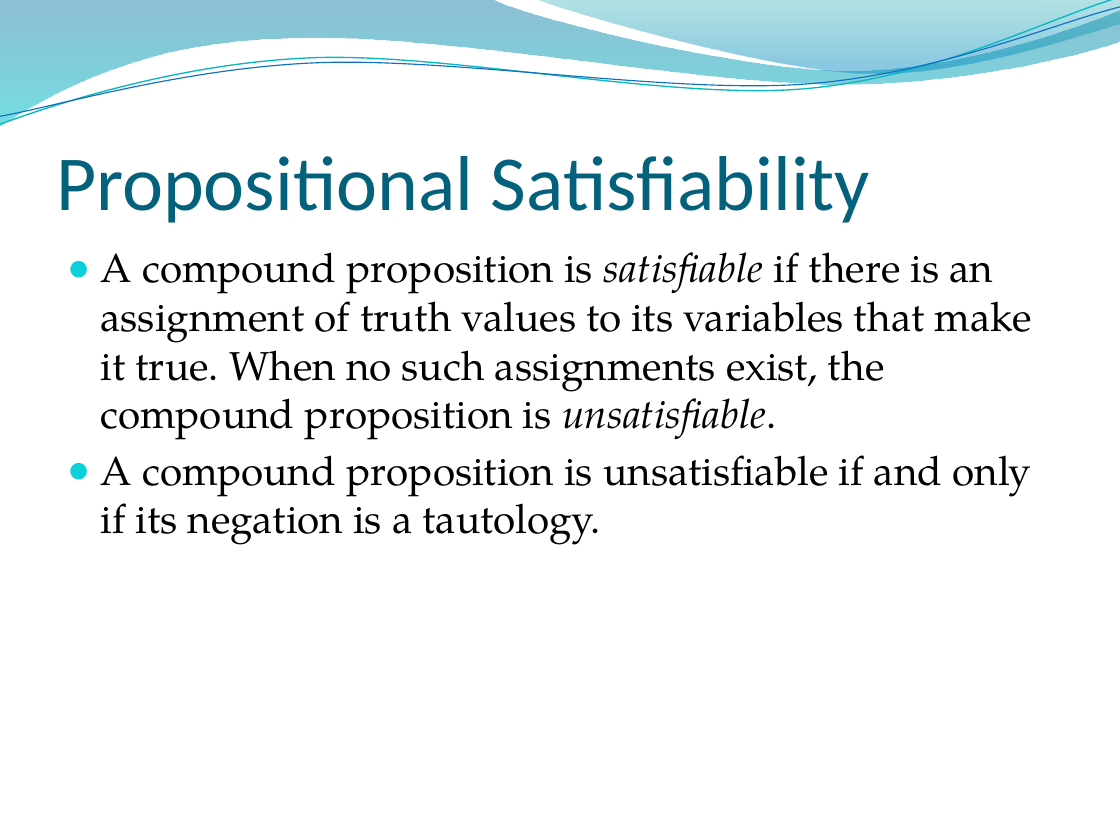
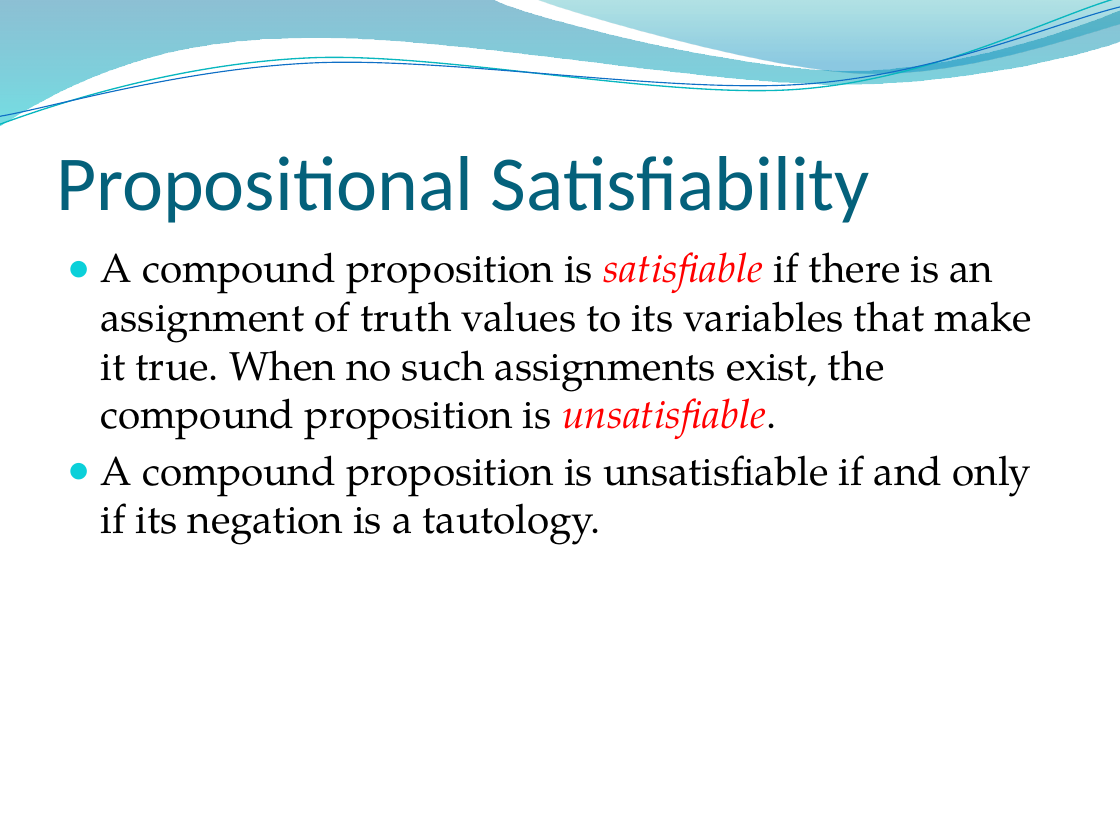
Before and after one commit to lin-chen-GA/lin-chen-GA.github.io, a slide deck: slide 54 of cs2620/slides/cs2620_notes1.pptx (slide 53 before the commit). Drawn at 1120x840 pixels with LibreOffice and Linux fonts; fonts in the diff are those of the drawing; background and template pictures are left out. Boxes give left, top, right and bottom in pixels: in the first picture for what was removed or moved away, otherwise in the second. Text is boxed around its words. In the diff, an @@ line names an element or a change of style, - is before the commit and + after.

```diff
--- a/cs2620/slides/cs2620_notes1.pptx
+++ b/cs2620/slides/cs2620_notes1.pptx
@@ text at bbox=[101, 252, 1032, 440]: text colour #000000 to #FF0000 in "satisfiable unsatisfiable." @@
```
Also in this commit, not shown: 2 other slides changed, 2 slides added, 1 slide removed, 2 other files.
